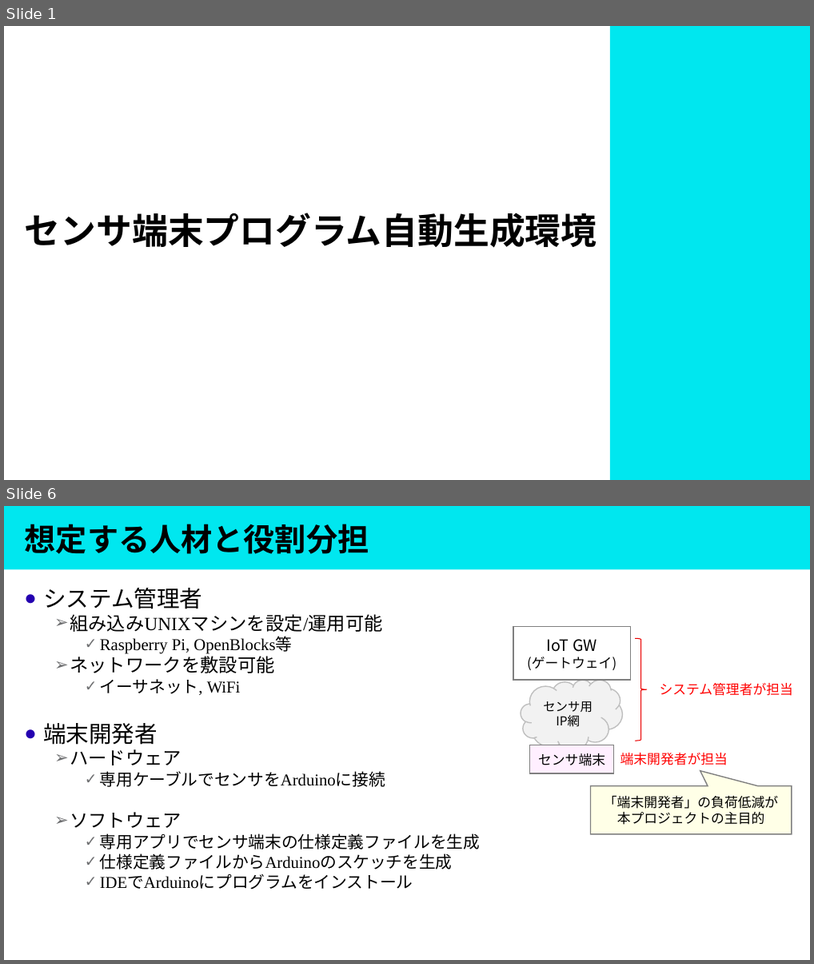
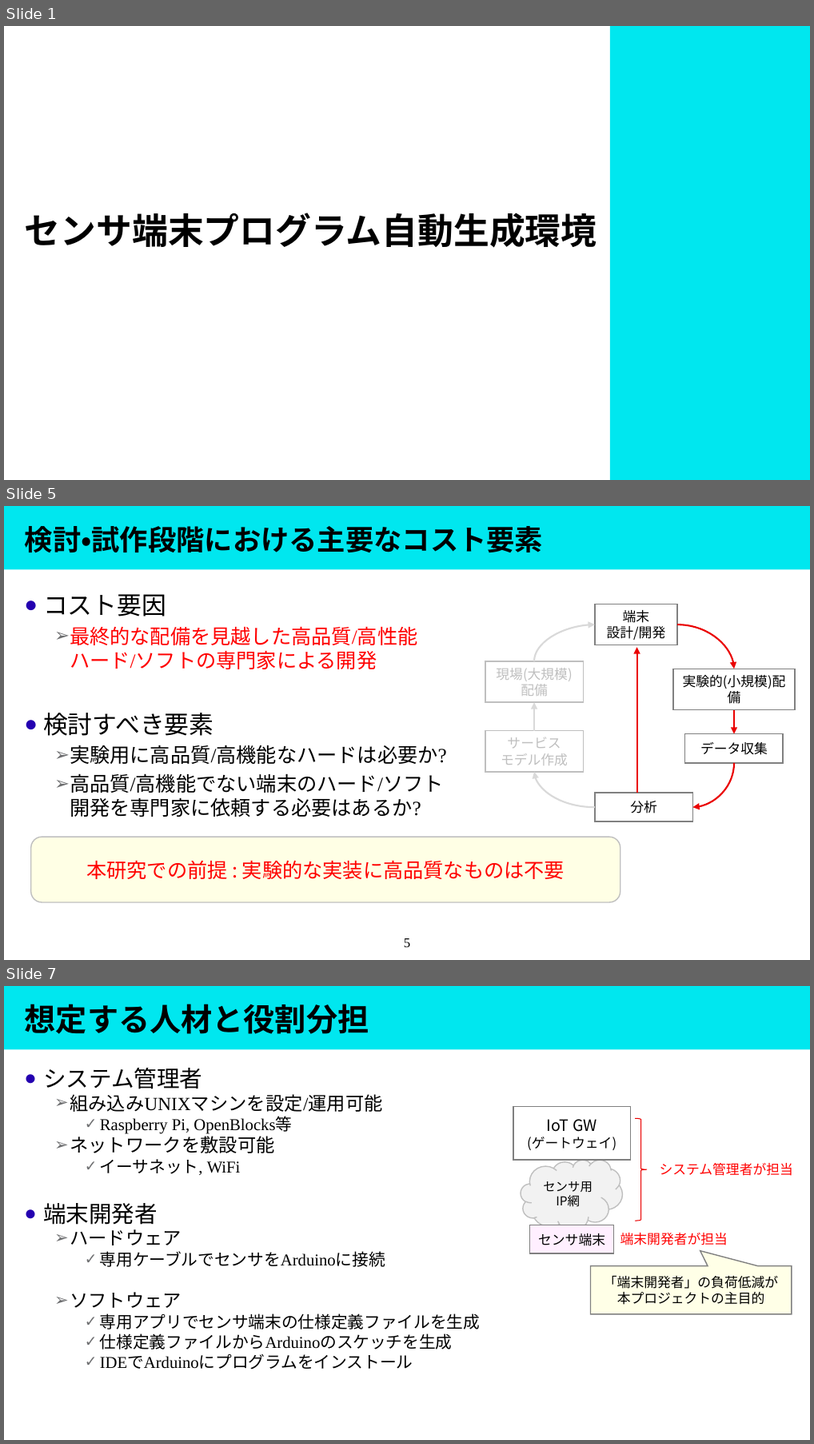
Before and after one commit to masaaki-noro/Gen_arduino_mqtt, a slide deck: Doc/Presentation/プロジェクト概要.pptx. Shown one above the other, each under a label of ours: slides 1 and 6 before the commit, slides 1, 5 and 7 after it; the slides between them are not shown. The pictures are 814x964 and 814x1444 pixels, drawn with LibreOffice and Linux fonts; fonts in the diff are those of the drawing. Boxes give left, top, right and bottom in pixels: in the first picture for what was removed or moved away, otherwise in the second. Text is boxed around its words. In the diff, an @@ line names an element or a change of style, - is before the commit and + after.

```diff
--- a/Doc/Presentation/プロジェクト概要.pptx
+++ b/Doc/Presentation/プロジェクト概要.pptx
@@ slide 5 added at bbox=[4, 506, 810, 960], background #FFFFFF; not listed: 1 template element that a slide beside it also shows @@
@@ title added at bbox=[25, 526, 543, 553], 25.2 pt, text #000000, bold @@
+検討・試作段階における主要なコスト要素
@@ text added at bbox=[43, 594, 447, 816], 18 pt, text #000000 @@
+● コスト要因
+  ➢ 最終的な配備を見越した高品質/高性能ハード/ソフトの専門家による開発
+● 検討すべき要素
+  ➢ 実験用に高品質/高機能なハードは必要か?
+  ➢ 高品質/高機能でない端末のハード/ソフト開発を専門家に依頼する必要はあるか?
@@ curved arrow added from (534, 661) to (595, 624), #D9D9D9 1.5 pt @@
@@ rectangle added at bbox=[595, 604, 678, 645], fill #FFFFFF, outline #808080 1 pt, 12 pt, text #000000 @@
+端末
+設計/開発
@@ curved arrow added from (678, 624) to (734, 669), #EA0000 1.5 pt @@
@@ arrow added from (637, 792) to (637, 647), #EA0000 1.5 pt @@
@@ rectangle added at bbox=[486, 661, 583, 702], fill #FFFFFF, outline #BFBFBF 1 pt, 12 pt, text #BFBFBF @@
+現場(大規模)
+配備
@@ rectangle added at bbox=[674, 669, 796, 710], fill #FFFFFF, outline #808080 1 pt, 12 pt, text #000000 @@
+実験的(小規模)配備
@@ arrow added from (534, 730) to (534, 702), #D9D9D9 1.5 pt @@
@@ arrow added from (734, 705) to (734, 733), #EA0000 1.5 pt @@
@@ rectangle added at bbox=[486, 730, 583, 772], fill #FFFFFF, outline #BFBFBF 1 pt, 12 pt, text #BFBFBF @@
+サービス
+モデル作成
@@ rectangle added at bbox=[686, 733, 783, 763], fill #FFFFFF, outline #808080 1 pt, 12 pt, text #000000 @@
+データ収集
@@ curved arrow added from (734, 763) to (694, 807), #EA0000 1.5 pt @@
@@ curved arrow added from (595, 807) to (534, 772), #D9D9D9 1.5 pt @@
@@ rectangle added at bbox=[595, 792, 693, 821], fill #FFFFFF, outline #808080 1 pt, 12 pt, text #000000 @@
+分析
@@ rounded rectangle added at bbox=[30, 836, 620, 902], fill #FFFFE5, outline #BFBFBF 1 pt, 18 pt, text #FF0000 @@
+本研究での前提 : 実験的な実装に高品質なものは不要
@@ page number added at bbox=[404, 938, 410, 947], 12 pt, text #000000 @@
+5
@@ what was slide 6 is now slide 7 @@
```
Also in this commit, not shown: 4 slides changed, 4 other slides added, 3 slides removed, 47 other files.
